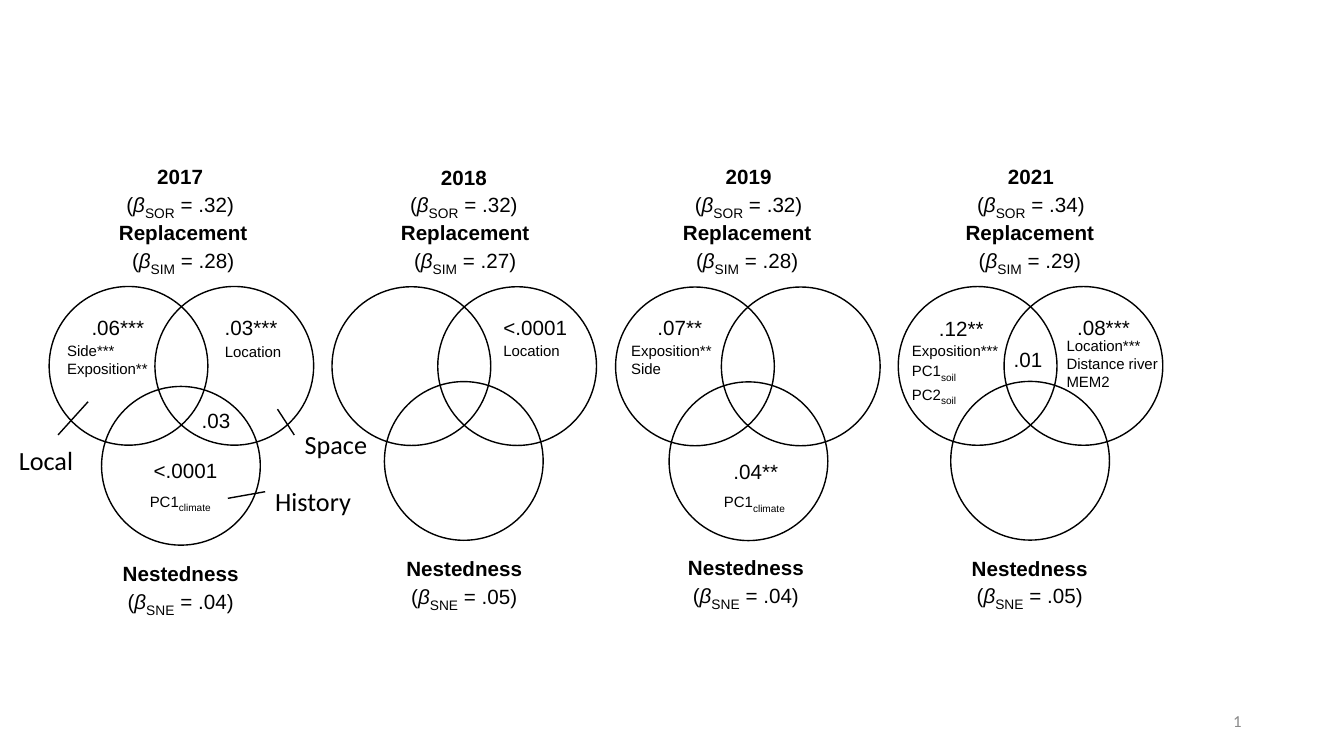
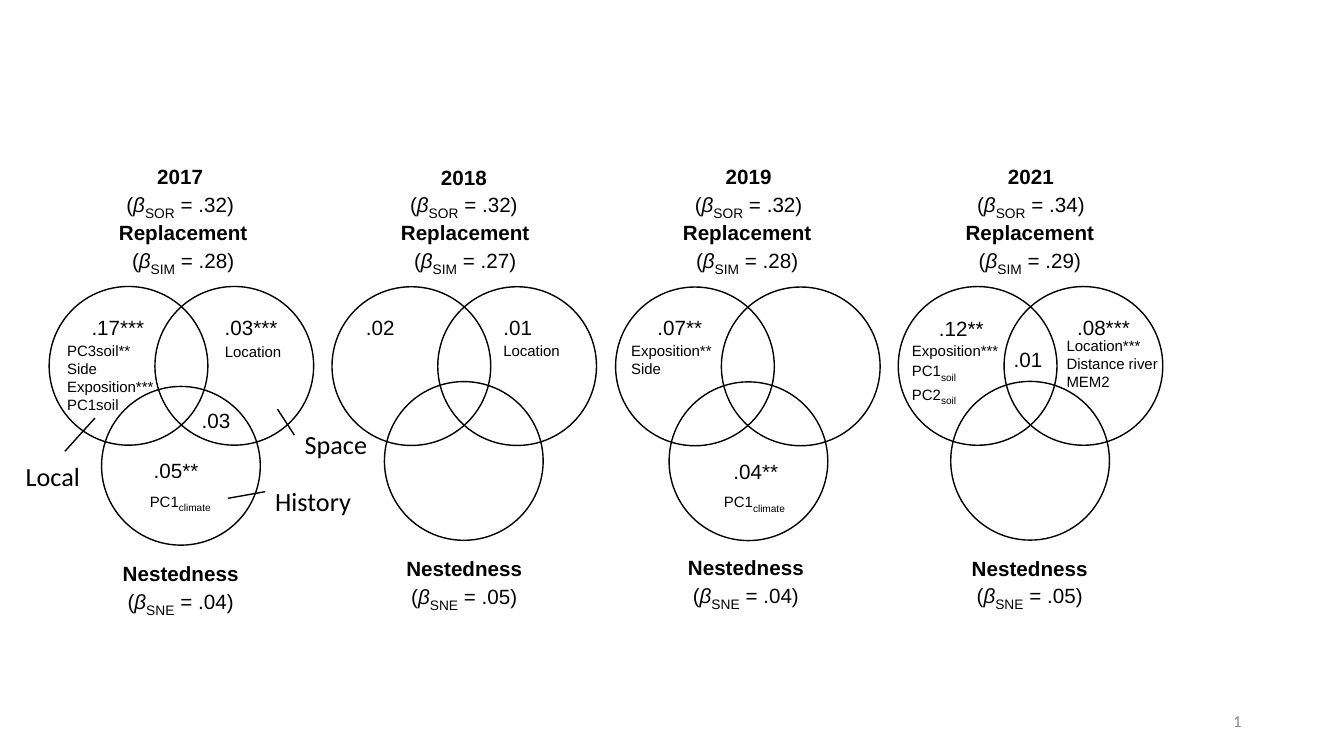
Before and after one commit to markus1bauer/2022_danube_dike_survey, a slide deck: slide 1 of outputs/figures/figure_4_spatial_variation.odp. Drawn at 1344x756 pixels with LibreOffice and Linux fonts; fonts in the diff are those of the drawing. Boxes give left, top, right and bottom in pixels: in the first picture for what was removed or moved away, otherwise in the second. Text is boxed around its words. In the diff, an @@ line names an element or a change of style, - is before the commit and + after.

```diff
--- a/outputs/figures/figure_4_spatial_variation.odp
+++ b/outputs/figures/figure_4_spatial_variation.odp
@@ text at bbox=[92, 320, 145, 335]: text changed @@
-.06***
+.17***
@@ text added at bbox=[366, 320, 395, 336], 14.7 pt, text #000000 @@
+.02
@@ text at bbox=[503, 320, 532, 336]: text changed @@
-<.0001
+.01
@@ text at bbox=[67, 345, 153, 410]: text changed @@
-Side***
-Exposition**
+PC3soil**
+Side
+Exposition***
+PC1soil
@@ freeform shape "Local": place and size @@
-freeform shape "Local" at bbox=[5, 434, 101, 483]
+freeform shape "Local" at bbox=[12, 450, 108, 499]
@@ text at bbox=[154, 463, 199, 479]: text changed @@
-<.0001
+.05**
```
Also in this commit, not shown: 4 other files.
